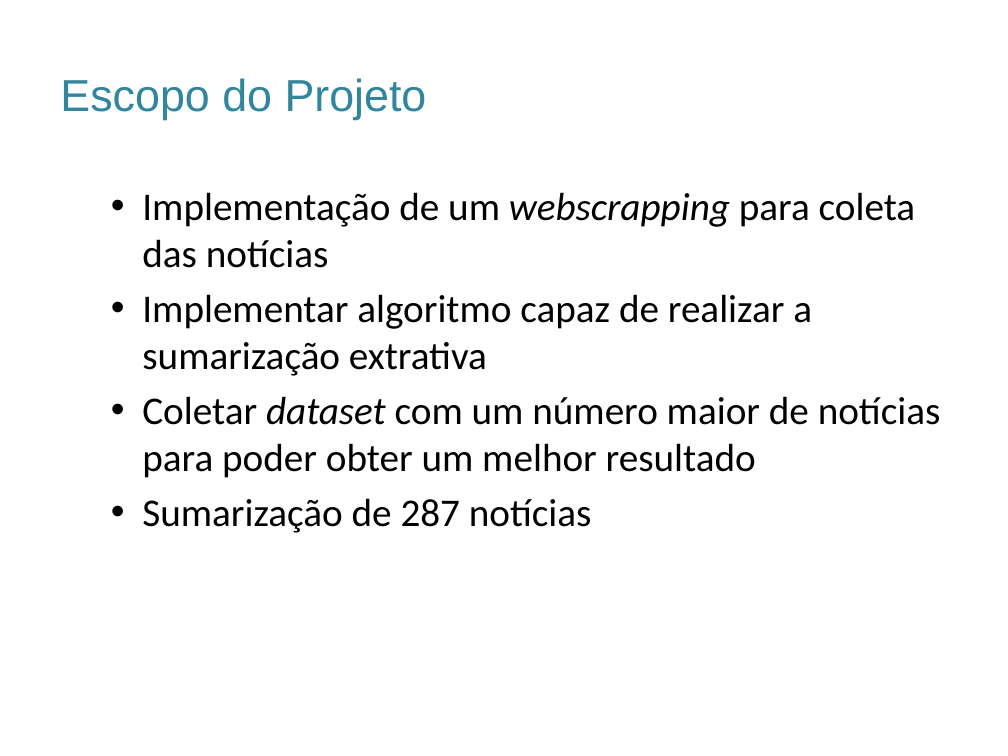
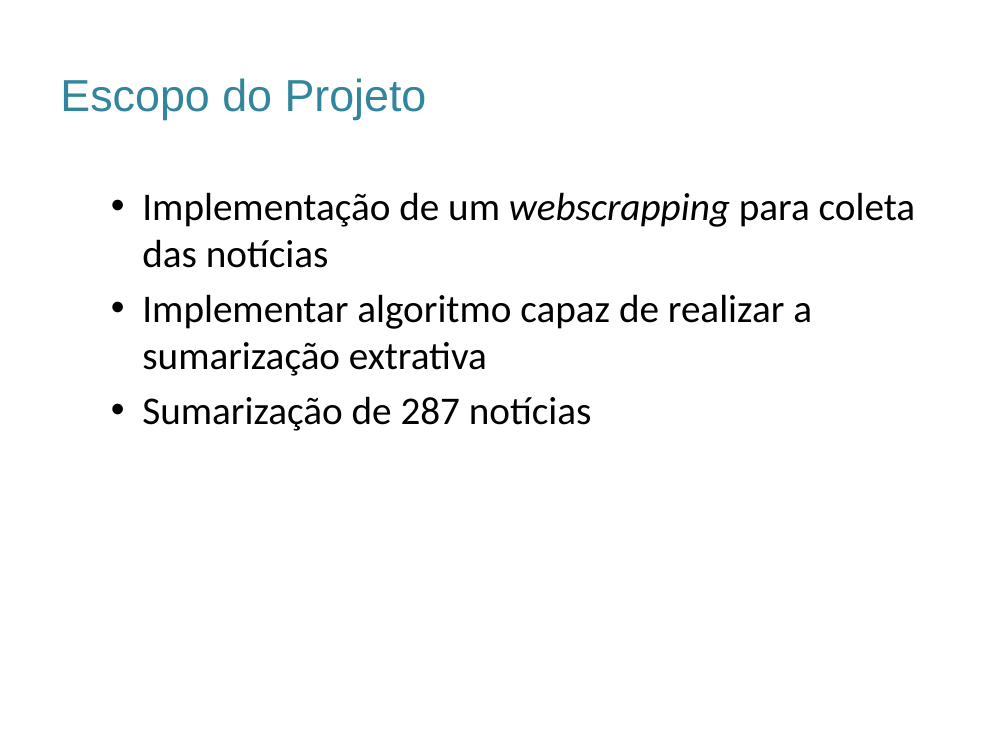
Before and after one commit to rdruzian/TCC-Sumarizacao, a slide deck: slide 6 of Documentos/ModeloApresentaçãoFacens_Sugestão.pptx. Drawn at 1008x756 pixels with LibreOffice and Linux fonts; fonts in the diff are those of the drawing; background and template pictures are left out. Boxes give left, top, right and bottom in pixels: in the first picture for what was removed or moved away, otherwise in the second. Text is boxed around its words. In the diff, an @@ line names an element or a change of style, - is before the commit and + after.

```diff
--- a/Documentos/ModeloApresentaçãoFacens_Sugestão.pptx
+++ b/Documentos/ModeloApresentaçãoFacens_Sugestão.pptx
@@ text at (142,396,941,478): paragraph removed @@
-  • Coletar dataset com um número maior de notícias para poder obter um melhor resultado
```
Also in this commit, not shown: 1 other slide changed.
